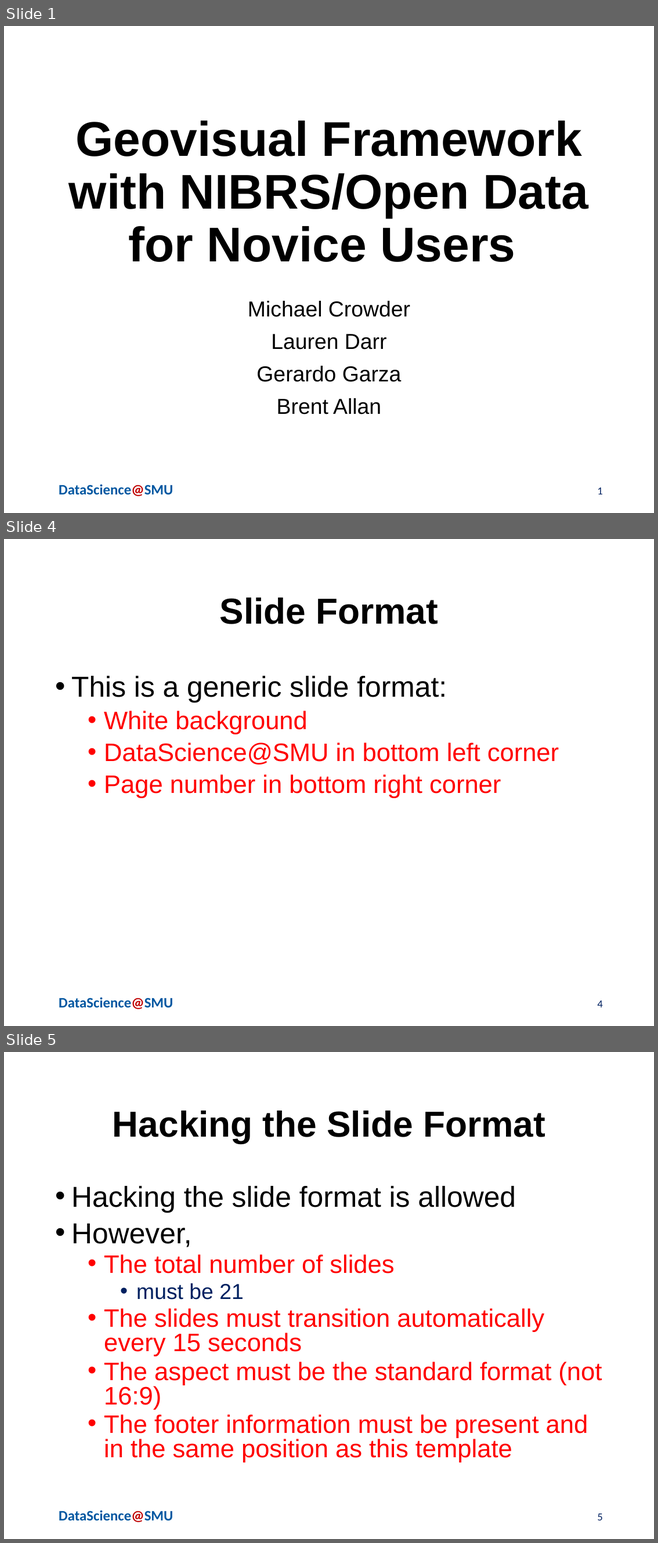
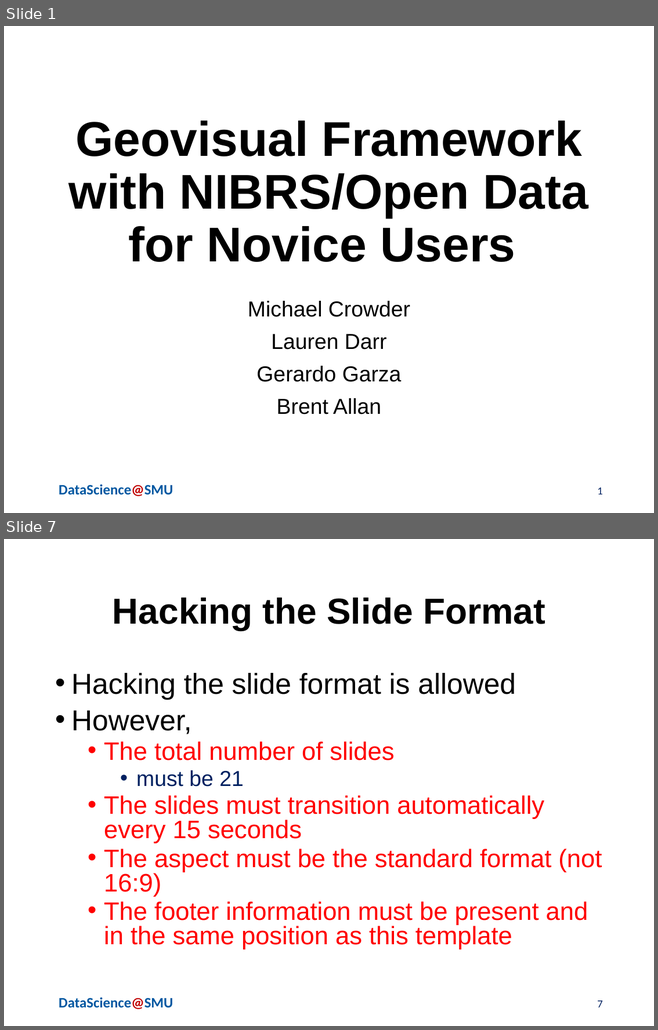
Before and after one commit to Laurendarr4/Capstone-Project-SMU, a slide deck: MSDSPresentationTemplate.pptx. Shown one above the other, each under a label of ours: slides 1, 4 and 5 before the commit, slides 1 and 7 after it; the slides between them are not shown. The pictures are 658x1543 and 658x1030 pixels, drawn with LibreOffice and Linux fonts; fonts in the diff are those of the drawing; background and template pictures are left out. Boxes give left, top, right and bottom in pixels: in the first picture for what was removed or moved away, otherwise in the second. Text is boxed around its words. In the diff, an @@ line names an element or a change of style, - is before the commit and + after.

```diff
--- a/MSDSPresentationTemplate.pptx
+++ b/MSDSPresentationTemplate.pptx
@@ slide 4 removed at bbox=[4, 539, 654, 1026], background #FFFFFF; not listed: 1 template element that a slide beside it also shows @@
@@ title removed at bbox=[220, 598, 438, 624] @@
-Slide Format
@@ text removed at bbox=[71, 676, 558, 798] @@
-• This is a generic slide format:
-  • White background
-  • DataScience@SMU in bottom left corner
-  • Page number in bottom right corner
@@ page number removed at bbox=[597, 1001, 602, 1008] @@
-4
@@ what was slide 5 is now slide 7 @@
@@ page number at bbox=[597, 1001, 602, 1008]: text changed @@
-5
+7
```
Also in this commit, not shown: 1 slide changed, 4 slides added, 3 other slides removed.
